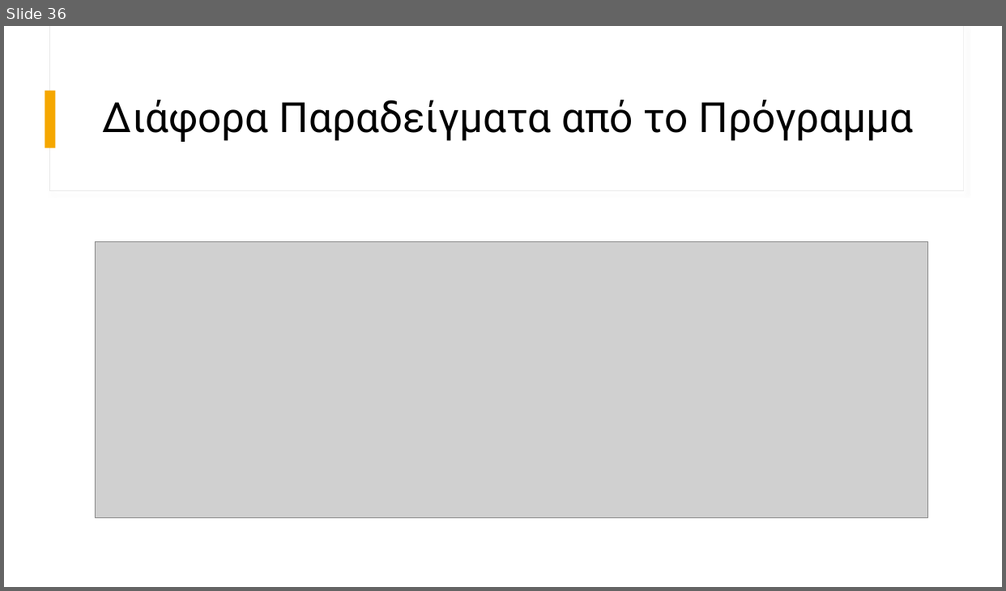
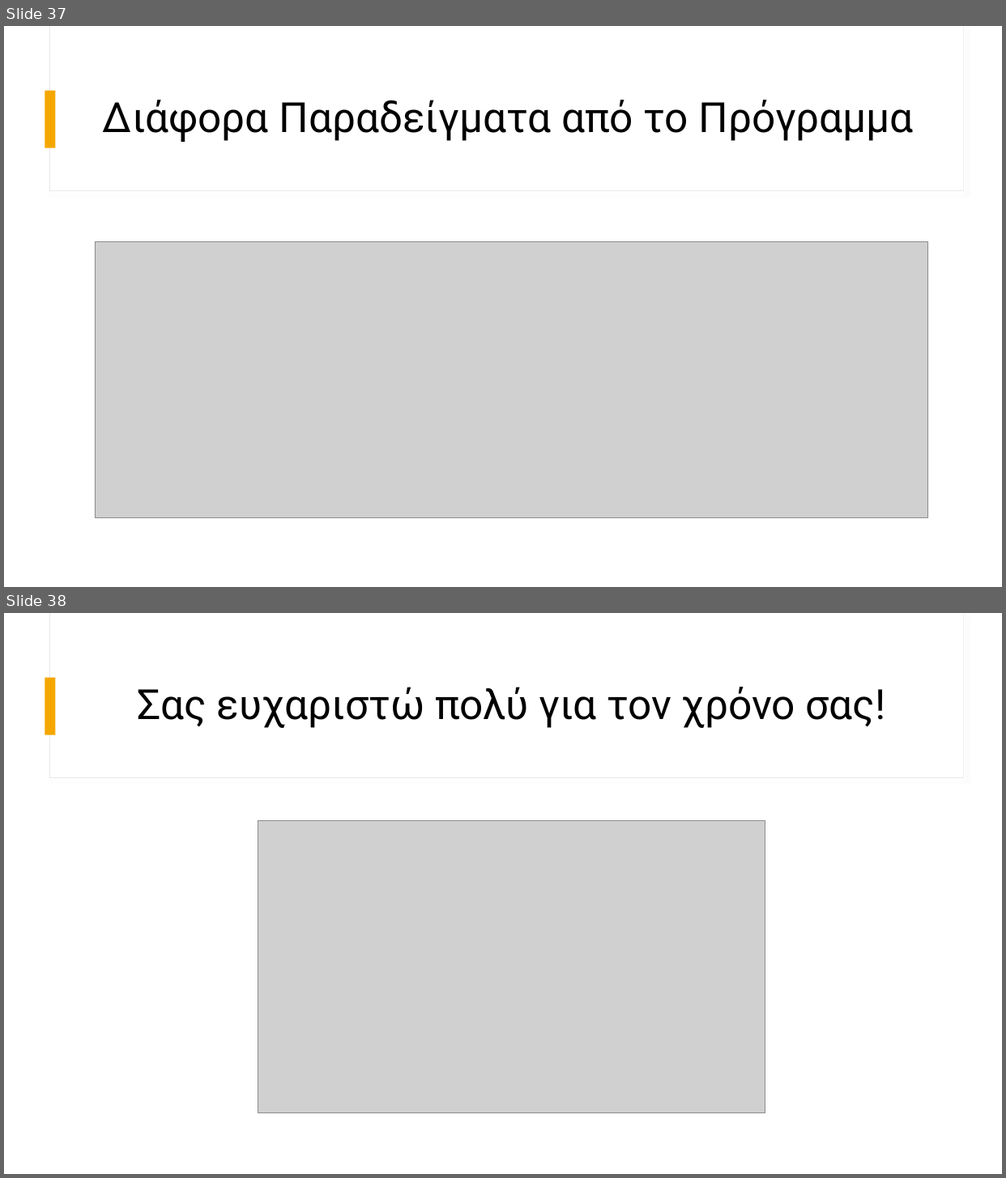
Before and after one commit to johnprif/Thesis, a slide deck: thesisPriftiPP.pptx. Shown one above the other, each under a label of ours: slide 36 before the commit, slides 37 and 38 after it. The pictures are 1006x591 and 1006x1178 pixels, drawn with LibreOffice and Linux fonts; fonts in the diff are those of the drawing; grey boxes stand for pictures. Boxes give left, top, right and bottom in pixels: in the first picture for what was removed or moved away, otherwise in the second. Text is boxed around its words. In the diff, an @@ line names an element or a change of style, - is before the commit and + after.

```diff
--- a/thesisPriftiPP.pptx
+++ b/thesisPriftiPP.pptx
@@ slide 38 added at [4, 613, 1002, 1174], background #FFFFFF; not listed: 3 template elements that a slide beside it also shows @@
@@ title added at [137, 687, 886, 728], 40 pt, text #000000 @@
+Σας ευχαριστώ πολύ για τον χρόνο σας!
@@ picture added at [258, 821, 765, 1114] @@
@@ what was slide 36 is now slide 37 @@
```
Also in this commit, not shown: 5 slides changed, 7 other slides added, 6 slides removed.
